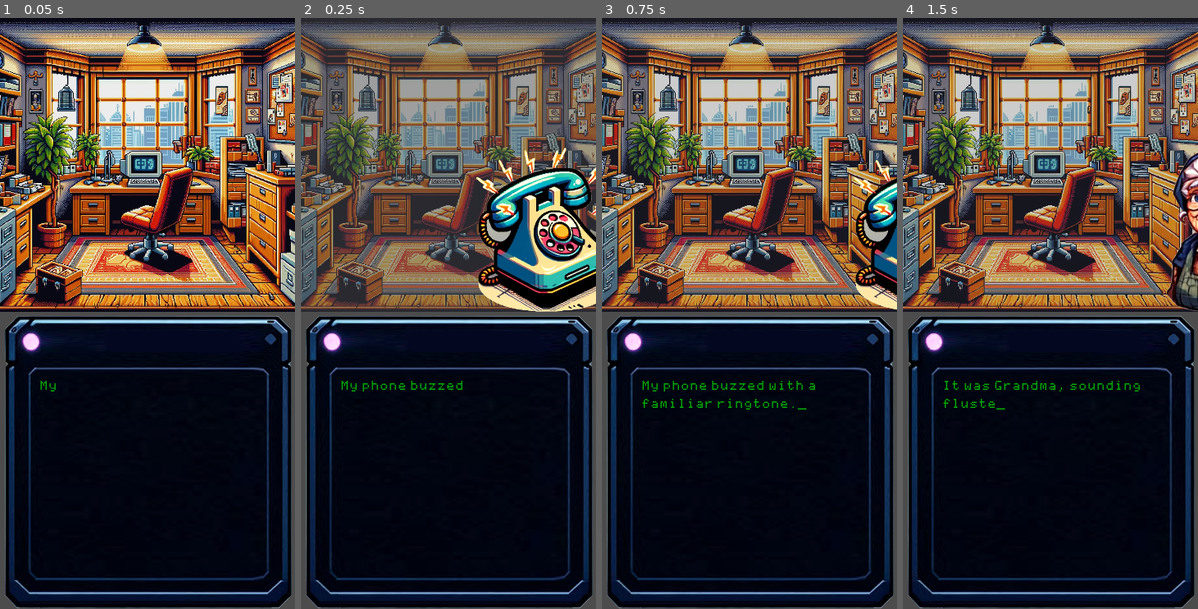
Above: before the commit, frames 1-4 (left to right).
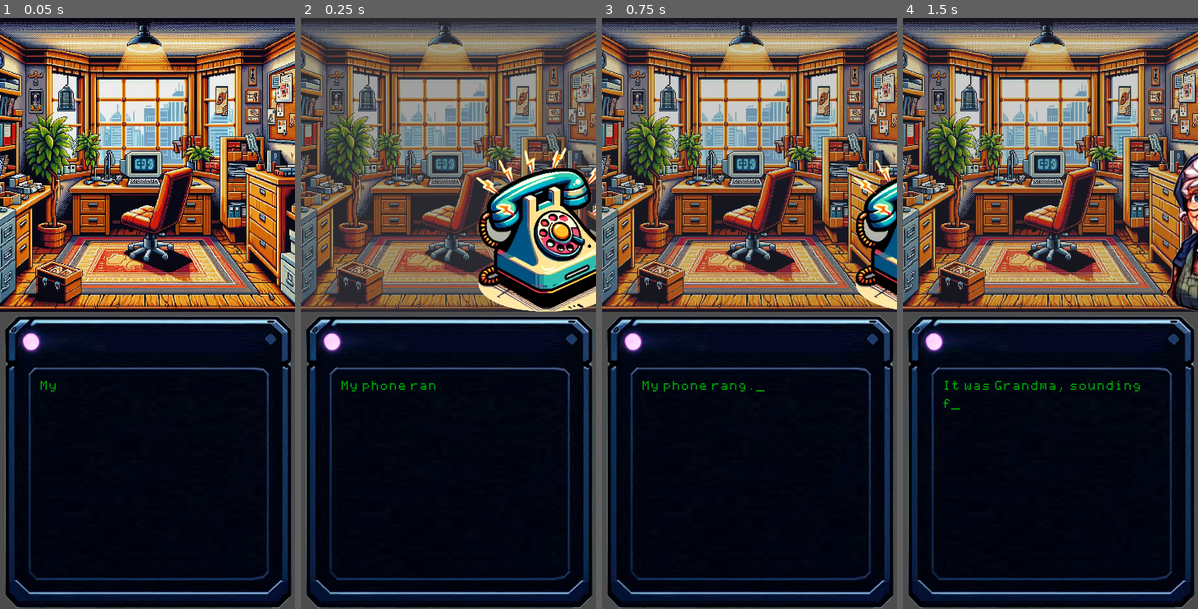
Above: after the commit, the same moments.

Repository: alexkorep-games/transmatrix
Game: Godot game, scene res://scenes/story_dialog/story_dialog.tscn
Two runs of this game, one before a commit and one after it. Both use one fixed random seed, a clock stepped at 60 frames per second and the inputs below. This scene is started directly instead of the project's main scene.
Inputs (mouse positions are in pixels of both pictures, inside the frame that each line leads up to):
- Up to frame 1 (0.05 s): no input
- Up to frame 2 (0.25 s): no input
- Up to frame 3 (0.75 s): drag from (749, 313) to (779, 183) at 0.52 s
- Up to frame 4 (1.5 s): drag from (991, 343) to (1035, 431) at 1.27 s

Frame 1 is identical in both runs. In frame 2, less than 0.1% of the frame differs, in the area x 37-55%, y 61-63%; in frame 3, 0.4%, in the area x 13-73%, y 61-67%; in frame 4, less than 0.1%.

Commit message:
Add game progress bar

Diff:
--- a/src/resources/main_theme.tres
+++ b/src/resources/main_theme.tres
@@ -15,6 +15,12 @@
 size = 20
 font_data = ExtResource( 1 )
 
+[sub_resource type="StyleBoxFlat" id=4]
+bg_color = Color( 0, 0.25098, 0, 1 )
+
+[sub_resource type="StyleBoxFlat" id=5]
+bg_color = Color( 0, 0.501961, 0, 1 )
+
 [resource]
 Button/colors/font_color_pressed = Color( 0.278431, 0.74902, 0.160784, 1 )
 Button/fonts/font = SubResource( 2 )
@@ -25,5 +31,8 @@
 DialogLabel/colors/font_color = Color( 0, 0.8, 0, 1 )
 DialogLabel/fonts/font = SubResource( 3 )
 Label/fonts/font = SubResource( 1 )
-Panel/styles/panel = ExtResource( 2 )
-WindowDialog/styles/panel = ExtResource( 2 )
+Panel/styles/panel = ExtResource( 4 )
+ProgressBar/colors/font_color = Color( 1, 1, 1, 1 )
+ProgressBar/styles/bg = SubResource( 4 )
+ProgressBar/styles/fg = SubResource( 5 )
+WindowDialog/styles/panel = ExtResource( 4 )
--- a/src/scenes/main/main.gd
+++ b/src/scenes/main/main.gd
@@ -4,14 +4,13 @@
 
 # Called when the node enters the scene tree for the first time.
 func _ready():
-	randomize_shape()
-	GameState.reset_score()
+	new_game()
 	var field = get_node("%FieldTileMap")
 	var current_shape = get_node("%CurrentShape")
 	if GameState.is_free_play:
 		GameState.load_game_free_play(field, current_shape.get_tilemap())
 	current_shape.center()
-	get_node("%PasswordLabel").password  = "" if GameState.is_free_play else Story.get_password()
+
 
 func new_game():
 	var field = get_node("%FieldTileMap")
@@ -21,6 +20,14 @@
 	var tilemap = get_node("%CurrentShape").get_tilemap()
 	if GameState.is_free_play:
 		GameState.save_game_free_play(field, tilemap)
+
+	var progress_bar = get_node("%ProgressBar")
+	if GameState.is_free_play:
+		progress_bar.hide()
+	else:
+		progress_bar.show()
+		progress_bar.value = 0
+		progress_bar.max_value = Story.get_required_score()
 
 func randomize_shape():
 	var current_shape = get_node("%CurrentShape")
@@ -77,8 +84,11 @@
 		var score = len(removed_blocks)
 		GameState.increase_score(score)
 		if not GameState.is_free_play:
-			var password_label = get_node("%PasswordLabel")
-			password_label.open_chars(score)
+			var progress_bar = get_node("%ProgressBar")
+			progress_bar.value = GameState.score
+			if GameState.score >= Story.get_required_score():
+				# TODO play animation
+				get_tree().change_scene("res://scenes/story_dialog/story_dialog.tscn")
 
 	var preview_field = get_node("%PreviewTileMap")
 	preview_field.clear()
@@ -119,5 +129,5 @@
 func _on_ConfirmationDialog_confirmed():
 	new_game()
 
-func _on_PasswordLabel_password_cracked():
-	get_tree().change_scene("res://scenes/story_dialog/story_dialog.tscn")
+# func _on_PasswordLabel_password_cracked():
+# 	get_tree().change_scene("res://scenes/story_dialog/story_dialog.tscn")
--- a/src/scenes/main/main.tscn
+++ b/src/scenes/main/main.tscn
@@ -8,7 +8,6 @@
 [ext_resource path="res://scenes/hud/hud.tscn" type="PackedScene" id=6]
 [ext_resource path="res://scenes/settings_dialog/settings_dialog.tscn" type="PackedScene" id=7]
 [ext_resource path="res://resources/main_theme.tres" type="Theme" id=8]
-[ext_resource path="res://scenes/password_label/password_label.tscn" type="PackedScene" id=9]
 
 [sub_resource type="TileSet" id=1]
 0/name = "grid01.png 0"
@@ -191,8 +190,13 @@
 anchor_bottom = 1.0
 theme = ExtResource( 8 )
 
-[node name="PasswordLabel" parent="VBoxContainer/ShapesSource/Panel" instance=ExtResource( 9 )]
-unique_name_in_owner = true
+[node name="ProgressBar" type="ProgressBar" parent="VBoxContainer/ShapesSource/Panel"]
+unique_name_in_owner = true
+margin_left = 73.0
+margin_top = 28.0
+margin_right = 299.0
+margin_bottom = 42.0
+value = 78.0
 
 [node name="CurrentShape" parent="VBoxContainer/ShapesSource" instance=ExtResource( 2 )]
 unique_name_in_owner = true
@@ -289,7 +293,6 @@
 dialog_text = "Game Over"
 
 [connection signal="settings_pressed" from="VBoxContainer/HUD" to="." method="_on_HUD_settings_pressed"]
-[connection signal="password_cracked" from="VBoxContainer/ShapesSource/Panel/PasswordLabel" to="." method="_on_PasswordLabel_password_cracked"]
 [connection signal="drag" from="VBoxContainer/ShapesSource/CurrentShape" to="." method="_on_CurrentShape_drag"]
 [connection signal="drag_release" from="VBoxContainer/ShapesSource/CurrentShape" to="." method="_on_CurrentShape_drag_release"]
 [connection signal="place" from="VBoxContainer/ShapesSource/CurrentShape" to="." method="_on_CurrentShape_place"]
--- a/src/scenes/terminal_label/terminal_label.gd
+++ b/src/scenes/terminal_label/terminal_label.gd
@@ -4,14 +4,18 @@
 var full_text := ""
 var cursor_visible = false
 
+var CHARS_PER_SEC = 50
+var sum_delta = 0
 # Called when the node enters the scene tree for the first time.
 func _ready():
 	start()
 
-
-# Called every frame. 'delta' is the elapsed time since the previous frame.
-#func _process(delta):
-#	pass
+func _process(delta):
+	sum_delta += delta
+	var char_delay = 1.0/CHARS_PER_SEC
+	while sum_delta >= char_delay:
+		next_char()
+		sum_delta -= char_delay
 
 func start():
 	full_text = text
@@ -28,7 +32,7 @@
 	cursor_visible = not cursor_visible
 
 
-func _on_FillTimer_timeout():
+func next_char():
 	var strlen = len(text) - (1 if cursor_visible else 0)
 	if strlen >= len(full_text):
 		return
--- a/src/scenes/terminal_label/terminal_label.tscn
+++ b/src/scenes/terminal_label/terminal_label.tscn
@@ -16,9 +16,4 @@
 wait_time = 0.5
 autostart = true
 
-[node name="FillTimer" type="Timer" parent="."]
-wait_time = 0.01
-autostart = true
-
 [connection signal="timeout" from="BlinkTimer" to="." method="_on_Timer_timeout"]
-[connection signal="timeout" from="FillTimer" to="." method="_on_FillTimer_timeout"]
--- a/src/scripts/story.gd
+++ b/src/scripts/story.gd
@@ -24,16 +24,18 @@
 func is_game():
 	return story[story_index]["steps"][story_step]["type"] == "game"
 
+func get_required_score():
+	return story[story_index]["score_required"]
 
 var story = [
 	{
 		"title": "The Grandma's laptop",
-		"password": "grandma",
+		"score_required": 10,
 		"steps":
 		[
 			{
 				"type": "dialog",
-				"text": "My phone buzzed with a familiar ringtone.",
+				"text": "My phone rang.",
 				"image": "res://assets/levels/001-grandma/phone-ring.png",
 				"background": "res://assets/levels/001-grandma/room.png"
 			},
@@ -64,7 +66,7 @@
 	},
 	{
 		"title": "The Lost Cat Mystery",
-		"password": "whiskers",
+		"score_required": 50,
 		"steps":
 		[
 			{
@@ -94,7 +96,7 @@
 	},
 	{
 		"title": "The Secret Recipe",
-		"password": "bolognese",
+		"score_required": 100,
 		"steps":
 		[
 			{
Not shown: 1 places in src/resources/main_theme.tres that only renumber resources
Not shown: 1 places in src/scenes/main/main.tscn that only renumber resources
